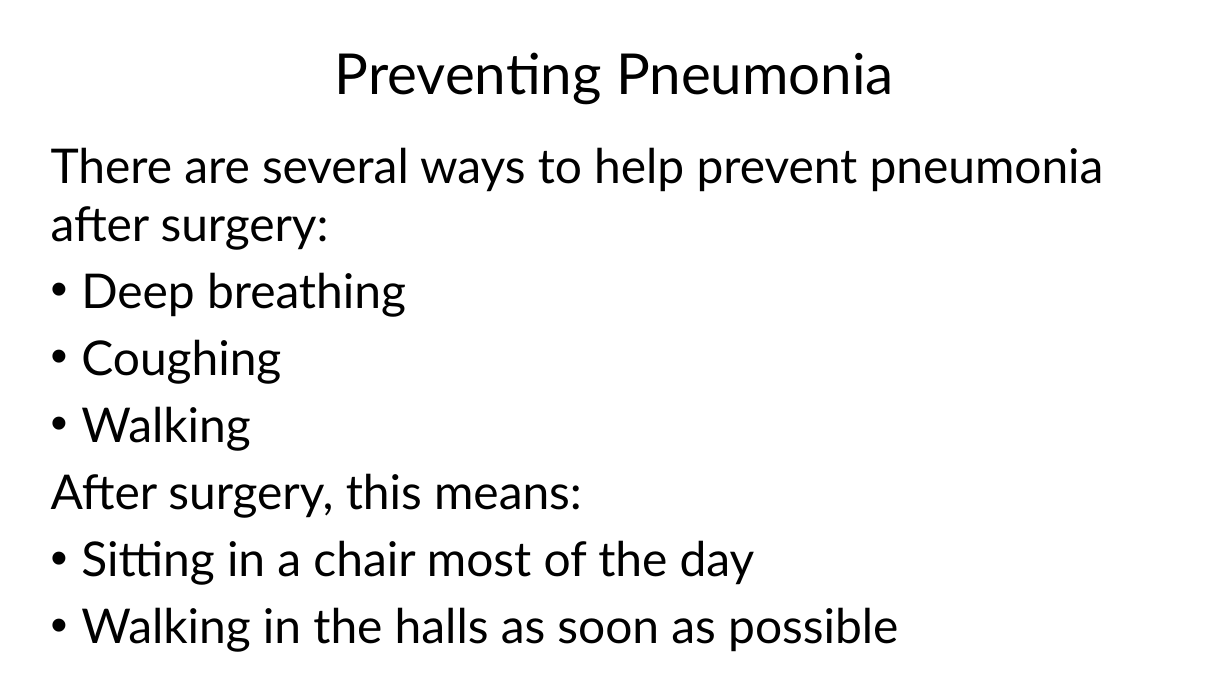
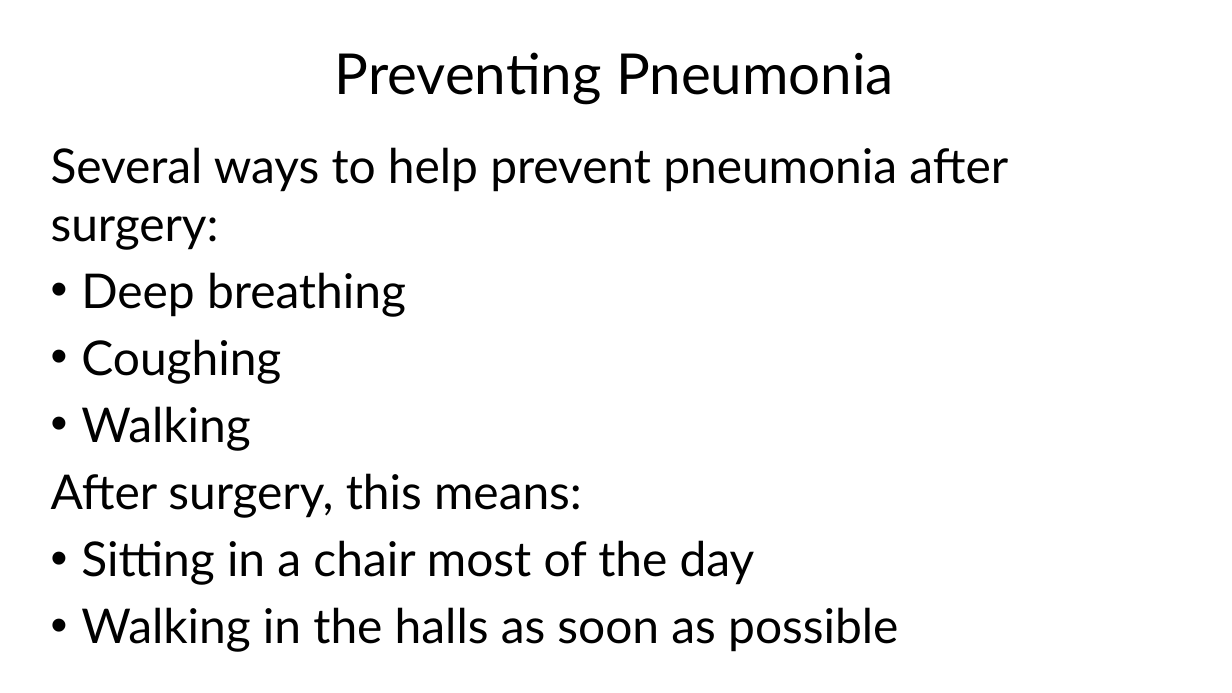
Before and after one commit to jcsalo/patient_education, a slide deck: slide 19 of lci_surgery.pptx. Drawn at 1232x693 pixels with LibreOffice and Linux fonts; fonts in the diff are those of the drawing. Boxes give left, top, right and bottom in pixels: in the first picture for what was removed or moved away, otherwise in the second. Text is boxed around its words. In the diff, an @@ line names an element or a change of style, - is before the commit and + after.

```diff
--- a/lci_surgery.pptx
+++ b/lci_surgery.pptx
@@ text at box(51, 147, 1008, 250): text changed @@
-There are several ways to help prevent pneumonia after surgery:
+Several ways to help prevent pneumonia after surgery:
```
Also in this commit, not shown: 4 other slides changed, 50 other files.
